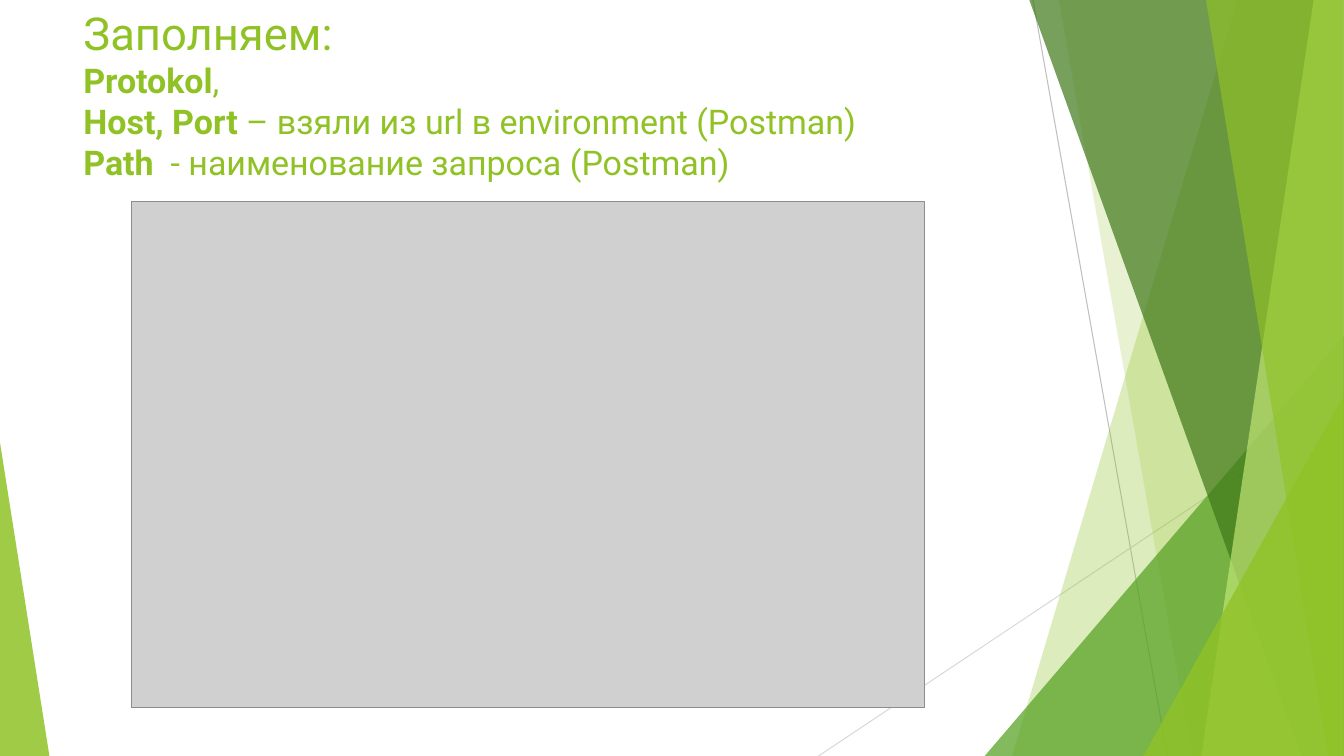
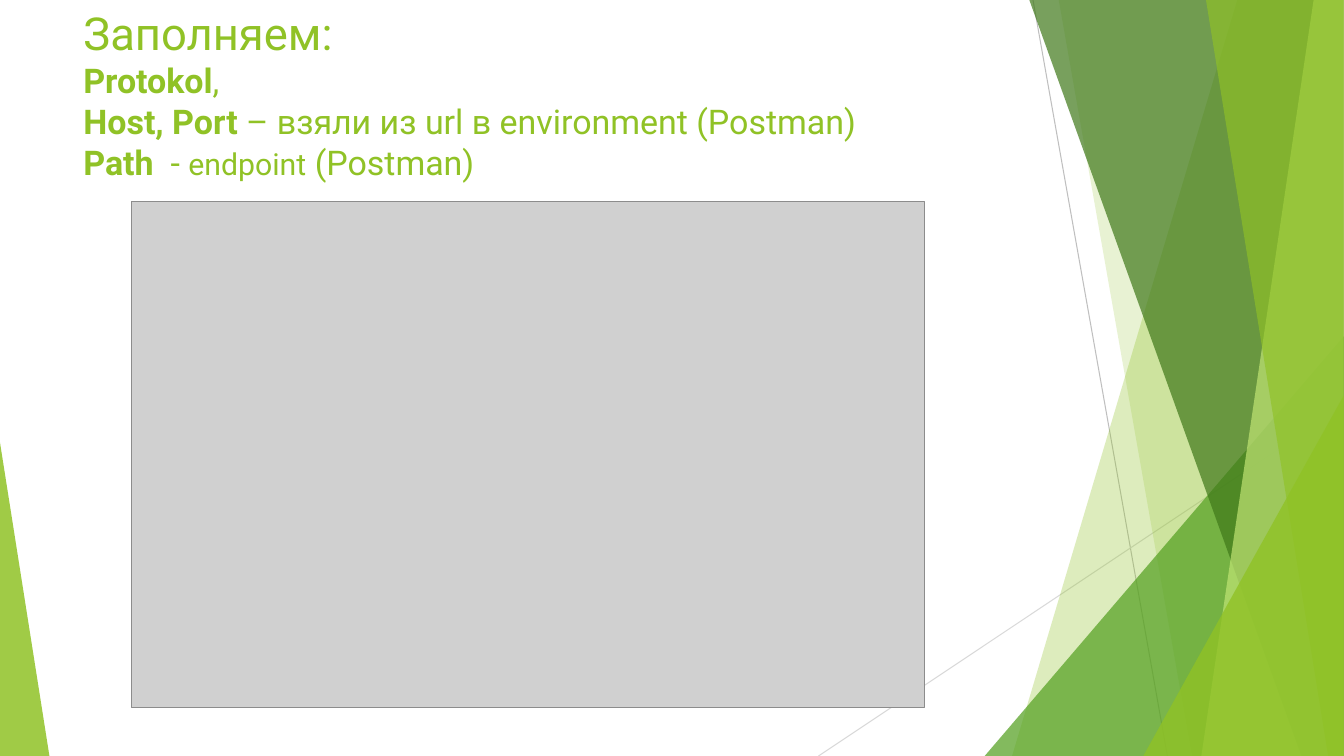
Before and after one commit to IrKoshel/Charles_Fiddler, a slide deck: slide 12 of My_Task_Charles_rewrite_modification.pptx. Drawn at 1344x756 pixels with LibreOffice and Linux fonts; fonts in the diff are those of the drawing; grey boxes stand for pictures. Boxes give left, top, right and bottom in pixels: in the first picture for what was removed or moved away, otherwise in the second. Text is boxed around its words. In the diff, an @@ line names an element or a change of style, - is before the commit and + after.

```diff
--- a/My_Task_Charles_rewrite_modification.pptx
+++ b/My_Task_Charles_rewrite_modification.pptx
@@ title at (83, 17, 856, 183): text changed @@
-Заполняем:
-Protokol,
-Host, Port – взяли из url в environment (Postman)
-Path - наименование запроса (Postman)
+Заполняем:
+Protokol,
+Host, Port – взяли из url в environment (Postman)
+Path - endpoint (Postman)
```
Also in this commit, not shown: 1 other file.
